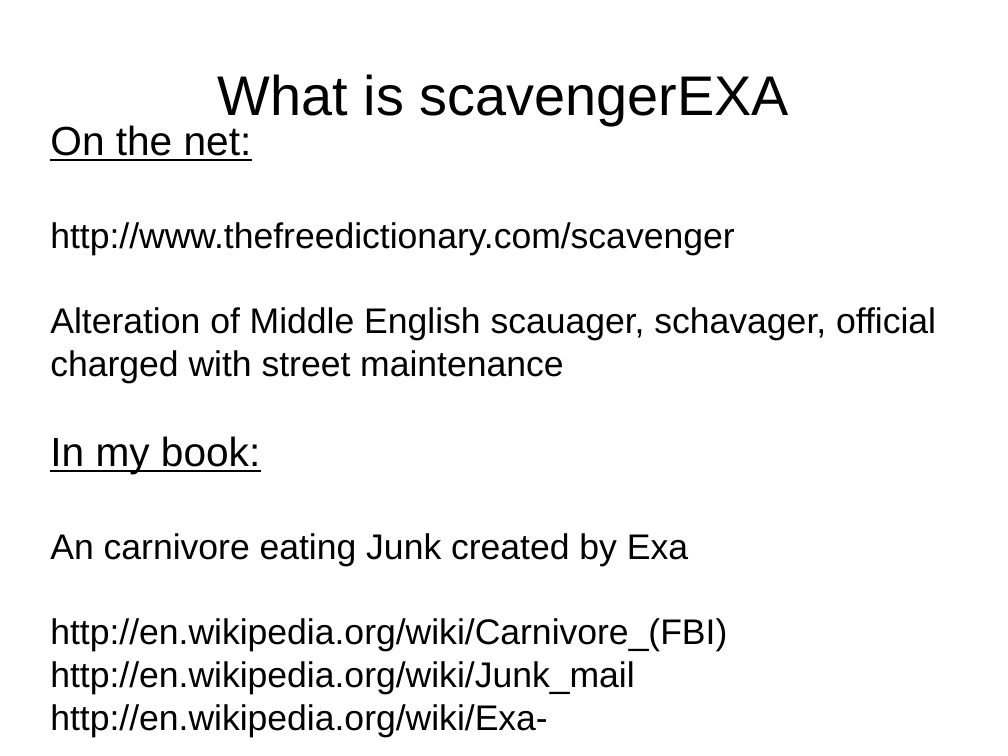
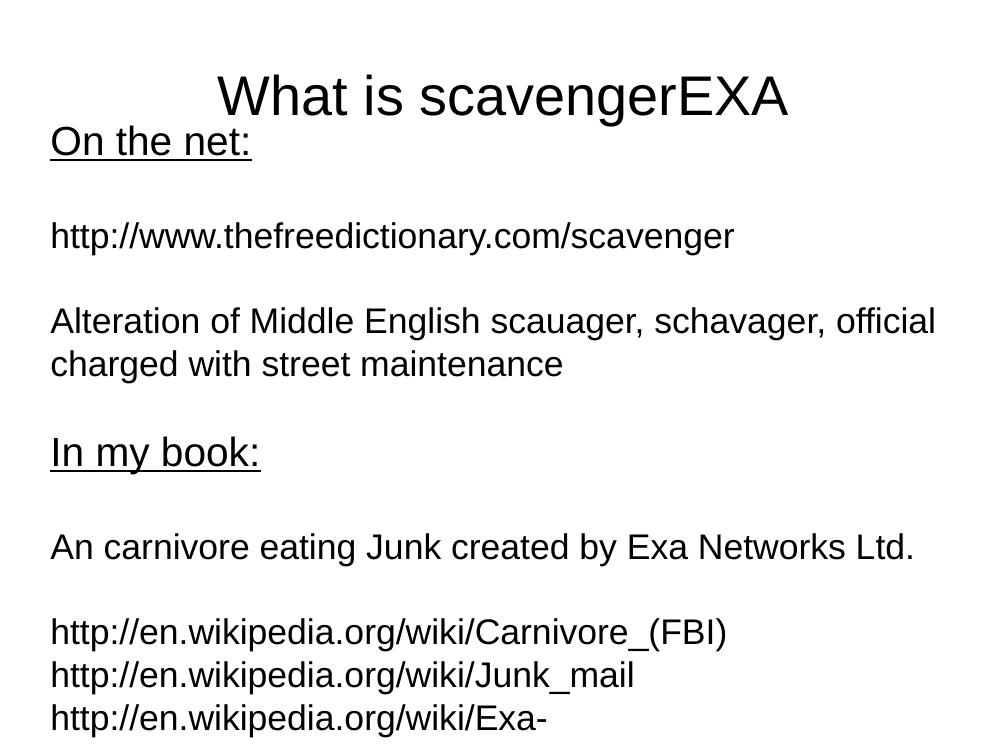
Before and after one commit to Exa-Networks/scavengerexa, a slide deck: slide 7 of presentation/uknof12.odp. Drawn at 1008x756 pixels with LibreOffice and Linux fonts; fonts in the diff are those of the drawing. Boxes give left, top, right and bottom in pixels: in the first picture for what was removed or moved away, otherwise in the second. Text is boxed around its words. In the diff, an @@ line names an element or a change of style, - is before the commit and + after.

```diff
--- a/presentation/uknof12.odp
+++ b/presentation/uknof12.odp
@@ subtitle at [50, 533, 915, 566]: text changed @@
-An carnivore eating Junk created by Exa
+An carnivore eating Junk created by Exa Networks Ltd.
```
Also in this commit, not shown: 3 other slides changed, 1 slide added.
